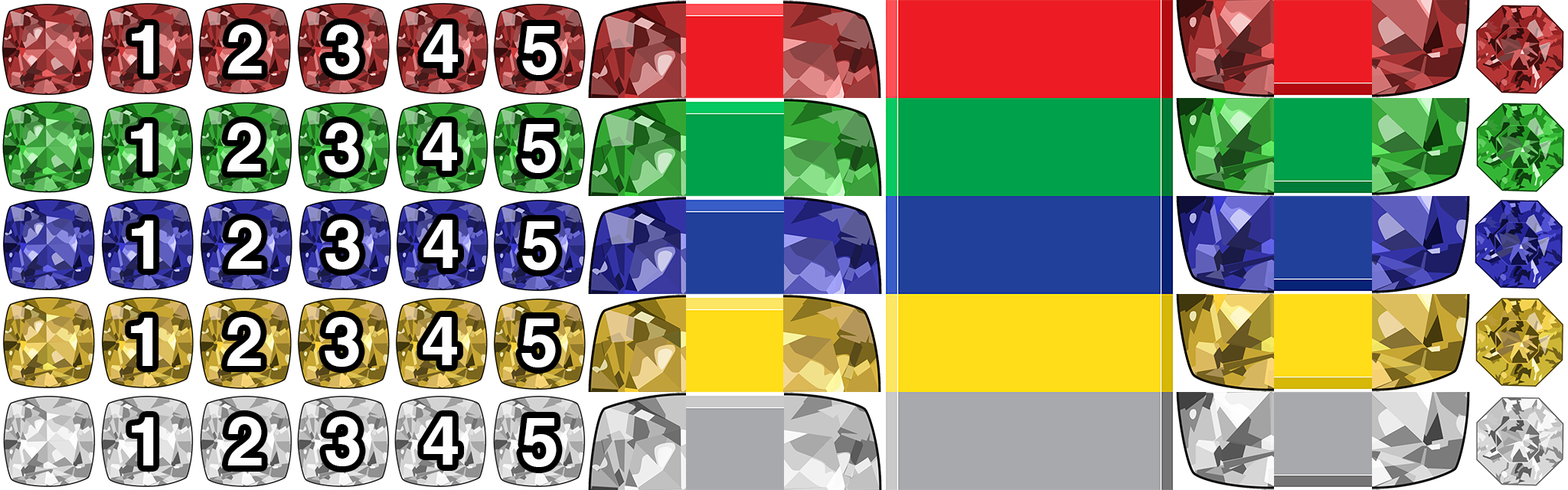
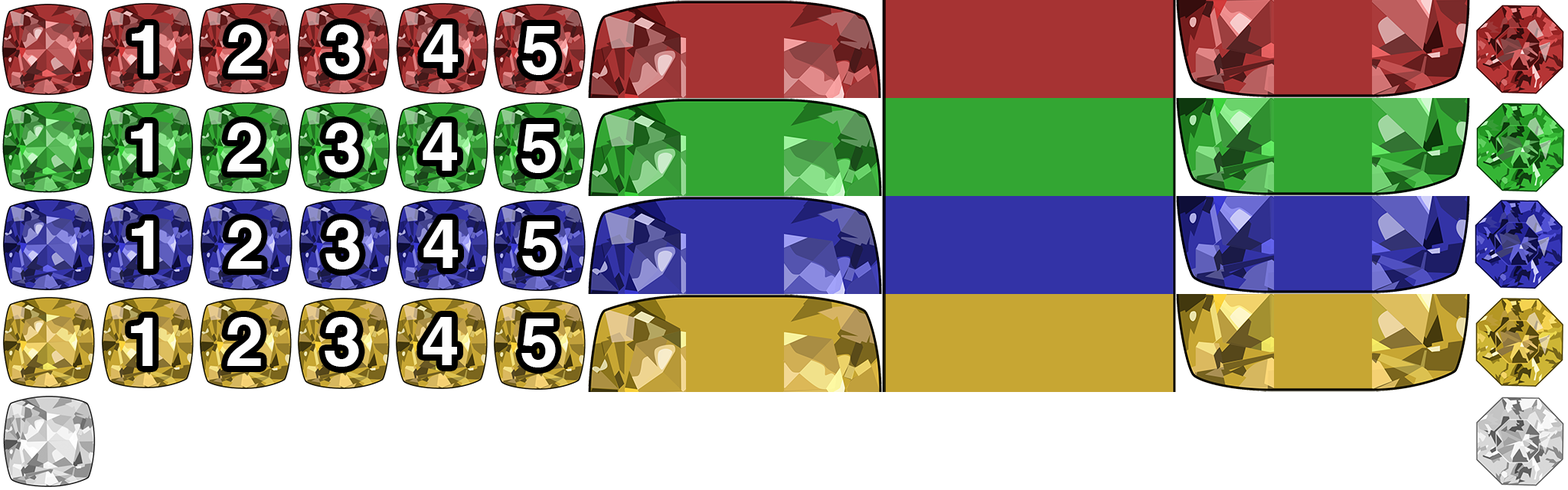
Revision of a layered w=1568, h=490 image; what changed, layer by layer:
painted on "Layer 2" over 686, 0, 1372, 98
painted on "Layer 3" over 686, 98, 1372, 196
painted on "Layer 4" over 686, 196, 1372, 294
painted on "Layer 5" over 686, 294, 1372, 392
painted on "Layer 6" over 101, 392, 1470, 490
painted on "Layer 0" over 686, 0, 1372, 490
